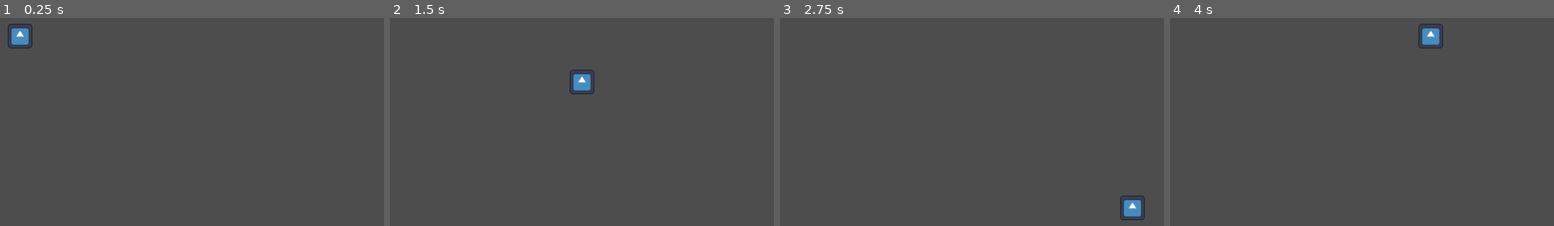
Above: before the commit, frames 1-4 (left to right).
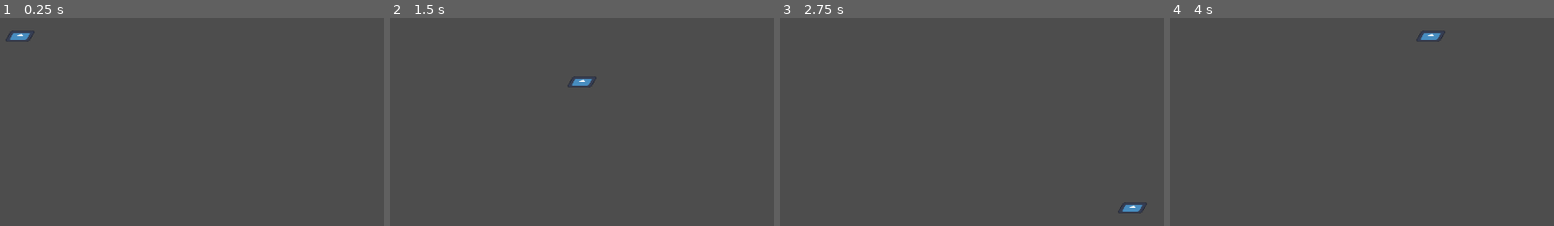
Above: after the commit, the same moments.

Repository: Victorrh68/Gordot
Game: Godot game, scene res://Character_Scene.tscn
Same seed, same stepped clock (60 frames per second), same inputs: the game is played once before the commit and once after it. This scene is started directly instead of the project's main scene. The engine's default icon, where the game draws it, is replaced by a stand-in: a white triangle on a blue panel in a dark square.
Inputs:
- Up to frame 1 (0.25 s): no input
- Up to frame 2 (1.5 s): tap Enter (ui_accept) at 0.5, 0.77 s; hold Right (ui_right) 0.53-1.28 s; hold Down (ui_down) from 1.28 s (still down)
- Up to frame 3 (2.75 s): tap Enter (ui_accept) at 1.52 s; release Down (ui_down) at 2.03 s; hold Right (ui_right) from 2.03 s (still down)
- Up to frame 4 (4 s): release Right (ui_right) at 2.78 s; hold Up (ui_up) 2.78-3.53 s; tap Enter (ui_accept) at 3.02, 3.77 s; hold Left (ui_left) from 3.53 s (still down)

The runs differ from the first frame. In frame 1, 0.4% of the frame differs, in the area x 1-9%, y 2-15%; in frame 2, 0.4%; in frame 3, 0.4%; in frame 4, 0.4%.

Commit message:
minnimum changes. Just Commiting to homgeneize

Diff:
--- a/Nom_Folder/CharacterBody2D.gd
+++ b/Nom_Folder/CharacterBody2D.gd
@@ -6,6 +6,10 @@
 
 # Get the gravity from the project settings to be synced with RigidBody nodes.
 var gravity = 0 #ProjectSettings.get_setting("physics/2d/default_gravity")
+
+#func _rect_to_iso(dir_x,dir_y):
+#	var iso_x = ()
+#	return iso_x,iso_y
 
 func _physics_process(delta):
 	# Add the gravity.
--- a/Nom_Folder/Character_Scene.tscn
+++ b/Nom_Folder/Character_Scene.tscn
@@ -10,7 +10,8 @@
 
 [node name="CharacterBody2D" type="CharacterBody2D" parent="."]
 position = Vector2(100, 100)
-scale = Vector2(0.25, 0.25)
+scale = Vector2(0.25, 0.125)
+skew = 0.523599
 script = ExtResource("1_xjpil")
 
 [node name="Sprite2D" type="Sprite2D" parent="CharacterBody2D"]
Not shown, added: Nom_Folder/Mecha_tex.png.import
